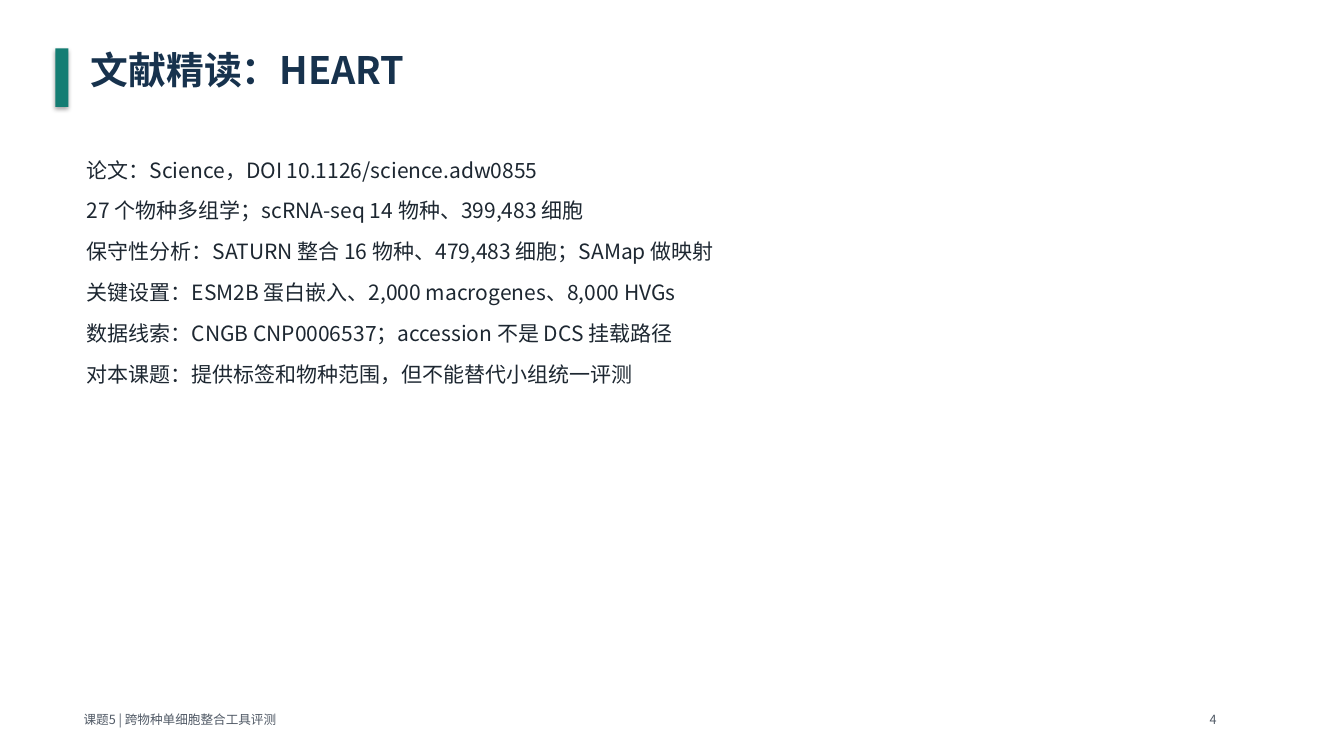
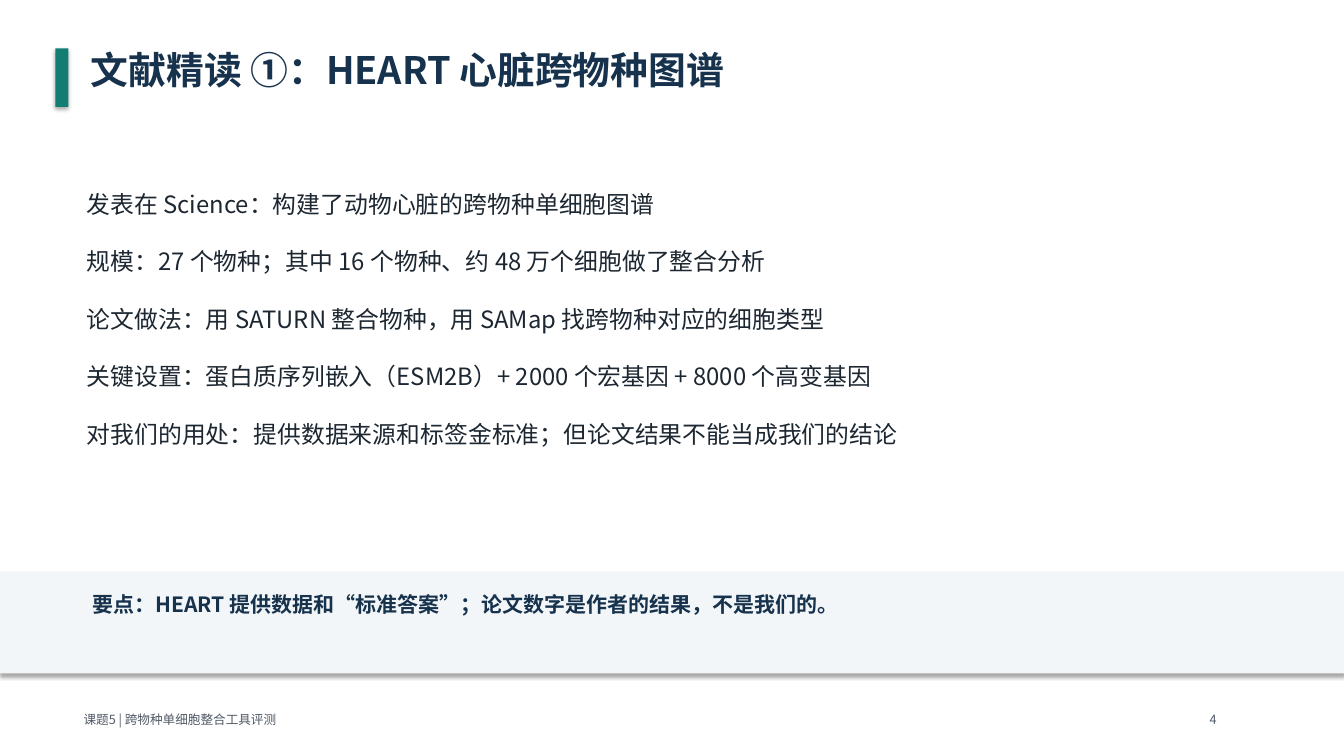
Before and after one commit to bernis-web/course5-prep, a slide deck: slide 4 of deliverables/course5-monday-presentation.pptx. Drawn at 1344x756 pixels with LibreOffice and Linux fonts; fonts in the diff are those of the drawing. Boxes give left, top, right and bottom in pixels: in the first picture for what was removed or moved away, otherwise in the second. Text is boxed around its words. In the diff, an @@ line names an element or a change of style, - is before the commit and + after.

```diff
--- a/deliverables/course5-monday-presentation.pptx
+++ b/deliverables/course5-monday-presentation.pptx
@@ text at (x1=91, y1=51, x2=724, y2=88): text changed @@
-文献精读：HEART
+文献精读 ①：HEART 心脏跨物种图谱
@@ text at (x1=87, y1=193, x2=898, y2=447): text changed; size 15 to 17 pt @@
-论文：Science，DOI 10.1126/science.adw0855
-27 个物种多组学；scRNA-seq 14 物种、399,483 细胞
-保守性分析：SATURN 整合 16 物种、479,483 细胞；SAMap 做映射
-关键设置：ESM2B 蛋白嵌入、2,000 macrogenes、8,000 HVGs
-数据线索：CNGB CNP0006537；accession 不是 DCS 挂载路径
-对本课题：提供标签和物种范围，但不能替代小组统一评测
+发表在 Science：构建了动物心脏的跨物种单细胞图谱
+规模：27 个物种；其中 16 个物种、约 48 万个细胞做了整合分析
+论文做法：用 SATURN 整合物种，用 SAMap 找跨物种对应的细胞类型
+关键设置：蛋白质序列嵌入（ESM2B）+ 2000 个宏基因 + 8000 个高变基因
+对我们的用处：提供数据来源和标签金标准；但论文结果不能当成我们的结论
@@ rectangle added at (x1=0, y1=573, x2=1344, y2=674), fill #F2F6F8 @@
@@ text added at (x1=93, y1=594, x2=839, y2=616), 15 pt, text #17324D, bold @@
+要点：HEART 提供数据和“标准答案”；论文数字是作者的结果，不是我们的。
```
Also in this commit, not shown: 5 other slides changed, 7 slides added, 7 slides removed, 2 other files.
